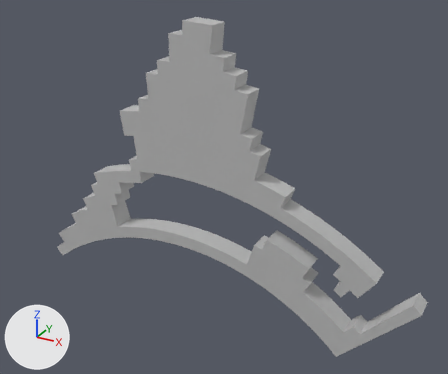
The FBX model GumBot/Assets/Modules/Level/Models/MediumShards/MediumShardBigMountain.fbx, before and after one commit.
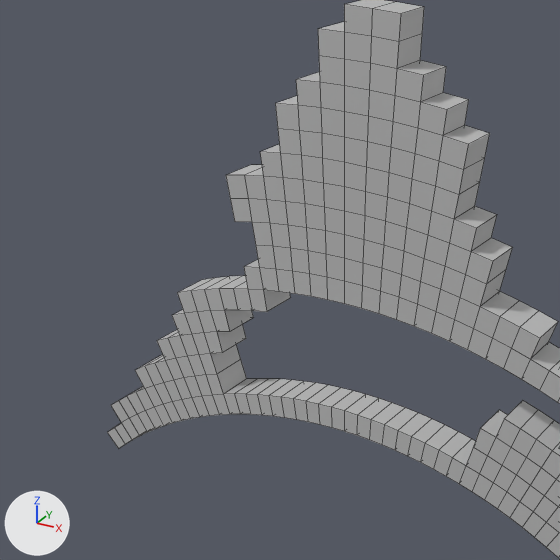
Each version appears first whole from a camera (50 mm lens) standing at (28.1, -42.9, 50.3) and looking at (3.9, 1.0, 28.3), and next in a close-up on the part from 0% to 66% of the width and 5% to 84% of the height. Arrows for +X, +Y and +Z are at lower left; the lights stay in place. The close-ups show mesh edges as thin lines. Where no turn or scale is listed for an object, it has been applied to the vertices.
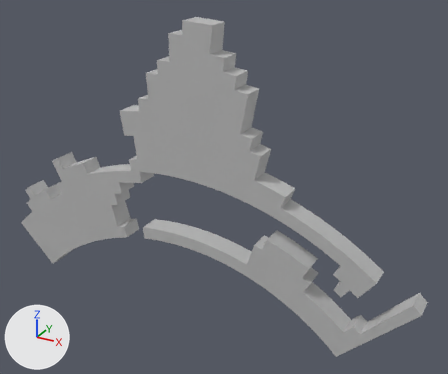
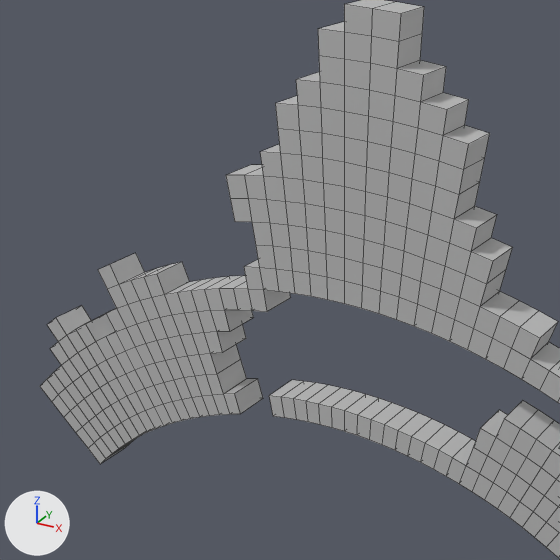
Commit message: New medium levels that meet up at a consistent height at the sides

Boxes (x1, y1, x2, y2) around the edits, measured in the close-ups (560 x 560 px):
'pCylinder4', reshaped: before (107, 0, 560, 559); after (40, 0, 560, 559)
part 1 of me_mesh, built on: before (120, 310, 291, 416); after (40, 253, 263, 464)

The change, as a list of edits to the scene's bpy script:
```text
Change me_mesh:
    used by ob_pcylinder4; location = (0.0, 0.0, 0.0)
    remove me_mesh.from_pydata(...)  # 688 vertices, 686 faces; spans x -15.1..22.3, y -1.0..1.0, z 15.9..42.7
    add me_mesh.from_pydata(...)  # 812 vertices, 808 faces; spans x -19.9..22.3, y -1.0..1.0, z 15.9..42.7
    me_mesh part 1
    8 vertices are removed from x -5.2..-4.2, y -1.0..1.0, z 22.0..23.2
    30 faces are deleted
    74 vertices are added at x -19.9..-9.9, y -1.0..1.0, z 15.9..28.6
    8 new vertices lie (-0.5, 0.0, 1.0) away from vertices in x -12.5..-9.9, y -1.0..1.0, z 22.7..25.1
    6 new vertices lie (-0.7, 0.0, 0.9) away from vertices in x -15.1..-14.5, y -1.0..1.0, z 18.2..20.0
    6 new vertices lie (-0.7, 0.0, -0.5) away from vertices in x -15.2..-13.0, y -1.0..1.0, z 20.9..23.7
    6 new vertices lie (-0.6, 0.0, -0.5) away from vertices in x -15.9..-15.6, y -1.0..1.0, z 17.7..20.4
    6 new vertices lie (-0.7, 0.0, 0.9) away from vertices in x -16.5..-14.5, y -1.0..1.0, z 19.9..21.4
    8 new vertices lie (-0.6, 0.0, 1.0) away from vertices in x -15.9..-13.7, y -1.0..1.0, z 21.8..23.2
    6 new vertices lie (-0.6, 0.0, 0.9) away from vertices in x -15.9..-14.5, y -1.0..1.0, z 20.4..23.3
    6 new vertices lie (-0.7, 0.0, 0.9) away from vertices in x -17.2..-16.5, y -1.0..1.0, z 20.8..22.8
    6 new vertices lie (-0.7, 0.0, 0.8) away from vertices in x -17.9..-16.2, y -1.0..1.0, z 17.2..21.7
    152 new faces join them
```
